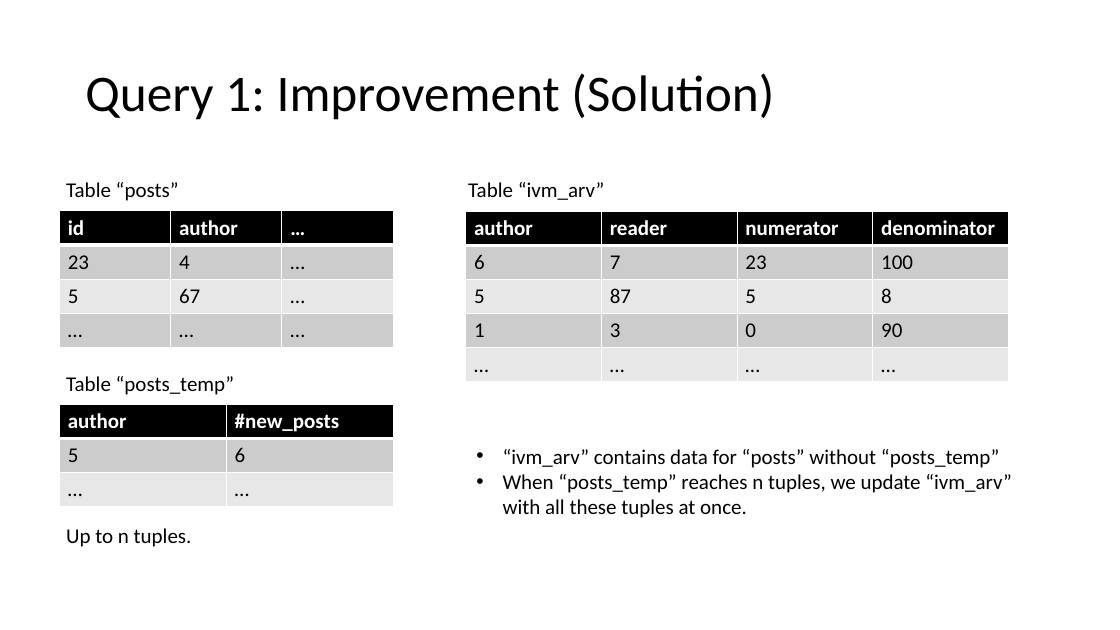
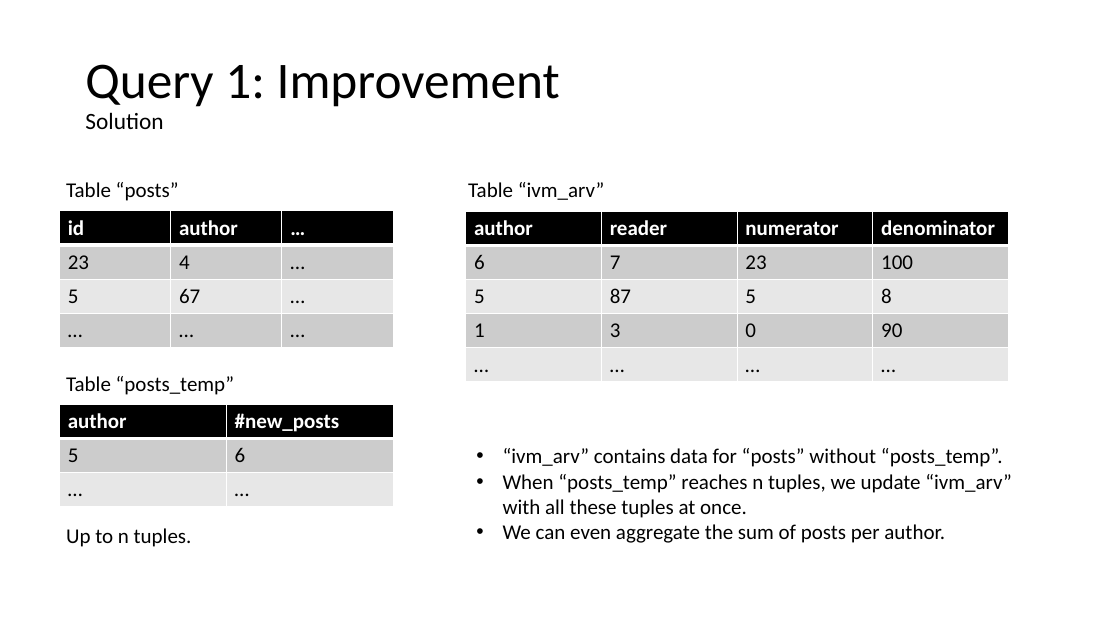
Before and after one commit to matthias-springer/cse190-database-analytics, a slide deck: slide 17 of presentation/presentation.pptx (slide 12 before the commit). Drawn at 1120x630 pixels with LibreOffice and Linux fonts; fonts in the diff are those of the drawing. Boxes give left, top, right and bottom in pixels: in the first picture for what was removed or moved away, otherwise in the second. Text is boxed around its words. In the diff, an @@ line names an element or a change of style, - is before the commit and + after.

```diff
--- a/presentation/presentation.pptx
+++ b/presentation/presentation.pptx
@@ title at <box>85,64,560,129</box>: text changed @@
-Query 1: Improvement (Solution)
+Query 1: Improvement
+Solution
@@ text at <box>503,448,1003,467</box>: text changed @@
-• “ivm_arv” contains data for “posts” without “posts_temp”
+• “ivm_arv” contains data for “posts” without “posts_temp”.
@@ text at <box>503,524,945,543</box>: paragraph added @@
+• We can even aggregate the sum of posts per author.
```
Also in this commit, not shown: 15 other slides changed, 11 slides added, 2 slides removed.
